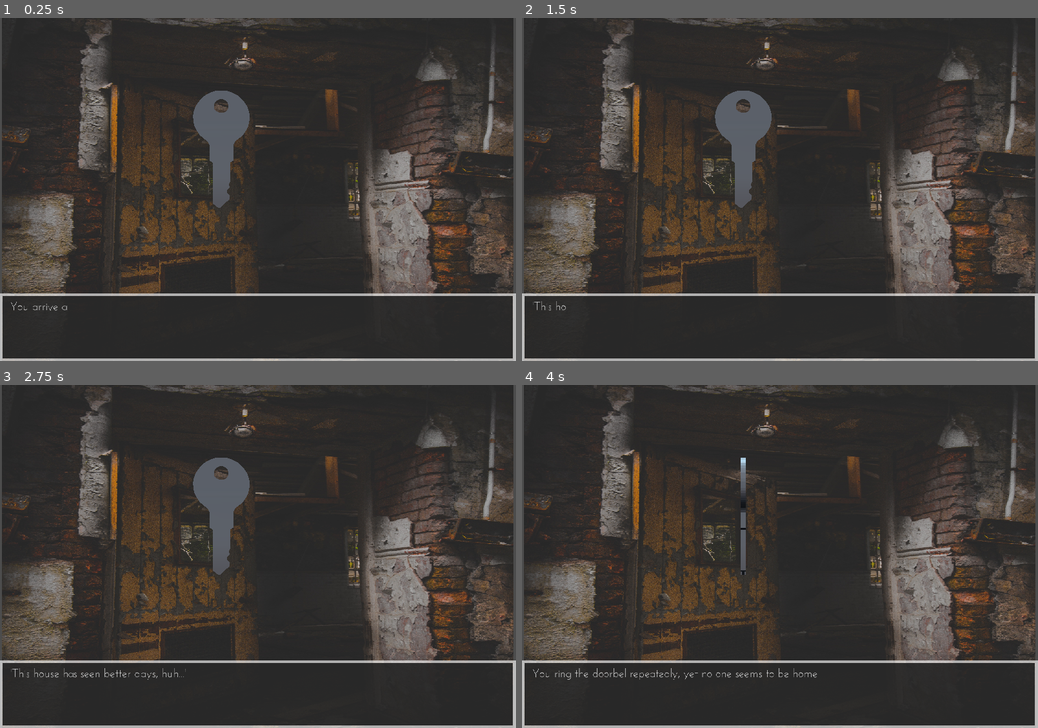
Above: before the commit, frames 1-4 (two rows, left to right).
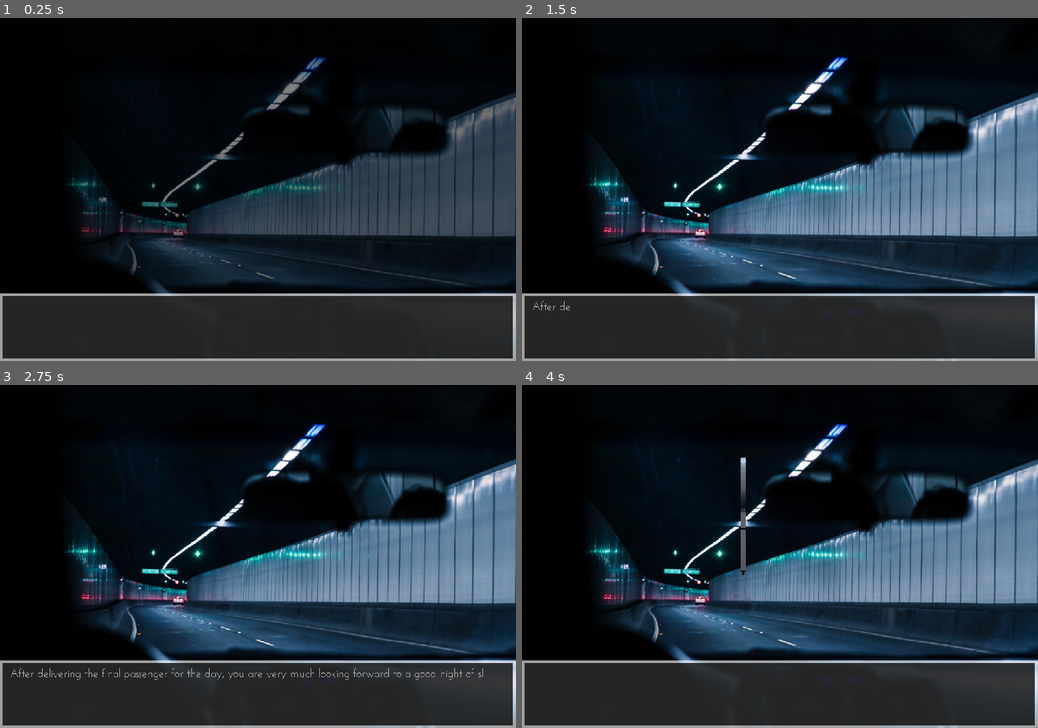
Above: after the commit, the same moments.

Repository: papukweh/The-Passenger
Game: Godot game, scene res://Root.tscn
Same seed, same stepped clock (60 frames per second), same inputs: the game is played once before the commit and once after it. Before the commit the project has no main scene; this scene is started directly in both runs.
Inputs (mouse positions are in pixels of both pictures, inside the frame that each line leads up to):
- Up to frame 1 (0.25 s): no input
- Up to frame 2 (1.5 s): move the mouse to (893, 172) at 0.52 s; press the mouse at (893, 172) at 0.53 s; release the mouse at (893, 172) at 1.25 s; tap Enter at 1.25 s; drag from (676, 206) to (754, 258) at 1.27 s
- Up to frame 3 (2.75 s): tap Space at 2 s; move the mouse to (309, 481) at 2.02 s; press the mouse at (309, 481) at 2.03 s
- Up to frame 4 (4 s): release the mouse at (831, 481) at 2.75 s; tap Enter at 2.75 s; drag from (754, 625) to (625, 505) at 2.77 s; move the mouse to (934, 607) at 3.52 s; press the mouse at (934, 607) at 3.53 s

The runs differ from the first frame. In frame 1, 79% of the frame differs, in the area x 0-100%, y 0-100%; in frame 2, 80%; in frame 3, 81%; in frame 4, 80%.

Commit message:
Add default scene and scene changing on the 2D viewport, starts work on an event system

Diff:
--- a/Root.gd
+++ b/Root.gd
@@ -1,9 +1,14 @@
 extends Spatial
 
 func _ready():
-	pass
+	load_scene("res://scenes/Intro.tscn")
 
 
+func load_scene(scenepath: String):
+	var scene = load(scenepath)
+	$GUIPanel3D.node_viewport.get_child(0).queue_free()
+	$GUIPanel3D.node_viewport.add_child(scene.instance())
+	$GUIPanel3D.reload_texture()
 
 
 func _on_AnimationPlayer_animation_finished(anim_name):
--- a/Root.tscn
+++ b/Root.tscn
@@ -1,10 +1,20 @@
-[gd_scene load_steps=6 format=2]
+[gd_scene load_steps=8 format=2]
 
 [ext_resource path="res://Root.gd" type="Script" id=1]
 [ext_resource path="res://gui_panel_3d.tscn" type="PackedScene" id=2]
 [ext_resource path="res://assets/3d/key.dae" type="PackedScene" id=3]
 
-[sub_resource type="Animation" id=2]
+[sub_resource type="ViewportTexture" id=3]
+viewport_path = NodePath("Viewport")
+
+[sub_resource type="SpatialMaterial" id=4]
+resource_local_to_scene = true
+flags_transparent = true
+flags_unshaded = true
+flags_albedo_tex_force_srgb = true
+albedo_texture = SubResource( 3 )
+
+[sub_resource type="Animation" id=1]
 resource_name = "acquire"
 length = 0.5
 tracks/0/type = "value"
@@ -32,8 +42,7 @@
 "values": [ Vector3( -0.214106, -0.106533, -0.66135 ), Vector3( -0.214106, -0.106533, 0.390636 ) ]
 }
 
-[sub_resource type="Animation" id=1]
-resource_name = "spin"
+[sub_resource type="Animation" id=2]
 length = 2.0
 loop = true
 tracks/0/type = "value"
@@ -65,14 +74,17 @@
 directional_shadow_blend_splits = true
 directional_shadow_normal_bias = 0.2
 
+[node name="key" parent="." instance=ExtResource( 3 )]
+transform = Transform( 0.05, 0, 3.25841e-08, 0, 0.05, 0, -3.25841e-08, 0, 0.05, -0.214106, -0.106533, -0.431503 )
+
 [node name="GUIPanel3D" parent="." instance=ExtResource( 2 )]
 
-[node name="key" parent="." instance=ExtResource( 3 )]
-transform = Transform( 0.05, 0, 3.25841e-08, 0, 0.05, 0, -3.25841e-08, 0, 0.05, -0.214106, -0.106533, 0.390636 )
+[node name="Quad" parent="GUIPanel3D" index="1"]
+material/0 = SubResource( 4 )
 
 [node name="AnimationPlayer" type="AnimationPlayer" parent="."]
-anims/acquire = SubResource( 2 )
-anims/spin = SubResource( 1 )
+anims/acquire = SubResource( 1 )
+anims/spin = SubResource( 2 )
 
 [node name="Timer" type="Timer" parent="."]
 wait_time = 3.0
@@ -80,3 +92,5 @@
 autostart = true
 [connection signal="animation_finished" from="AnimationPlayer" to="." method="_on_AnimationPlayer_animation_finished"]
 [connection signal="timeout" from="Timer" to="." method="_on_Timer_timeout"]
+
+[editable path="GUIPanel3D"]
--- a/gui_3d.gd
+++ b/gui_3d.gd
@@ -22,6 +22,8 @@
 	if node_quad.get_surface_material(0).params_billboard_mode == 0:
 		set_process(false)
 
+func reload_texture():
+	node_quad.get_surface_material(0).albedo_texture = node_viewport.get_texture()
 
 func _process(_delta):
 	# NOTE: Remove this function if you don't plan on using billboard settings.
--- a/gui_panel_3d.tscn
+++ b/gui_panel_3d.tscn
@@ -1,20 +1,12 @@
-[gd_scene load_steps=7 format=2]
+[gd_scene load_steps=6 format=2]
 
 [ext_resource path="res://gui_3d.gd" type="Script" id=1]
-[ext_resource path="res://scenes/Outside_House.tscn" type="PackedScene" id=2]
+[ext_resource path="res://assets/2d/pexels-wendy-wei-1662570.jpg" type="Texture" id=2]
 
 [sub_resource type="QuadMesh" id=1]
 size = Vector2( 3, 2 )
 
-[sub_resource type="ViewportTexture" id=2]
-viewport_path = NodePath("Viewport")
-
-[sub_resource type="SpatialMaterial" id=3]
-resource_local_to_scene = true
-flags_transparent = true
-flags_unshaded = true
-flags_albedo_tex_force_srgb = true
-albedo_texture = SubResource( 2 )
+[sub_resource type="SpatialMaterial" id=5]
 
 [sub_resource type="BoxShape" id=4]
 extents = Vector3( 1.5, 1, 0.05 )
@@ -29,11 +21,14 @@
 render_target_v_flip = true
 render_target_update_mode = 3
 
-[node name="Outside_House" parent="Viewport" instance=ExtResource( 2 )]
+[node name="Scene" type="Node2D" parent="Viewport"]
+
+[node name="pexels-wendy-wei-1662570" type="Sprite" parent="Viewport/Scene"]
+texture = ExtResource( 2 )
 
 [node name="Quad" type="MeshInstance" parent="."]
 mesh = SubResource( 1 )
-material/0 = SubResource( 3 )
+material/0 = SubResource( 5 )
 
 [node name="Area" type="Area" parent="Quad"]
 input_capture_on_drag = true
--- a/objects/Dialogue_Base.tscn
+++ b/objects/Dialogue_Base.tscn
@@ -42,7 +42,6 @@
 margin_right = 1056.0
 margin_bottom = 702.0
 custom_fonts/font = ExtResource( 1 )
-text = "You realize the passenger might have left something behind on the backseat..."
 __meta__ = {
 "_edit_use_anchors_": false
 }
@@ -52,3 +51,8 @@
 [node name="Audio" type="AudioStreamPlayer" parent="CanvasLayer"]
 stream = ExtResource( 3 )
 volume_db = -18.0
+
+[node name="Timer" type="Timer" parent="."]
+wait_time = 0.3
+one_shot = true
+[connection signal="timeout" from="Timer" to="." method="_on_Timer_timeout"]
--- a/project.godot
+++ b/project.godot
@@ -16,7 +16,12 @@
 [application]
 
 config/name="The Passenger"
+run/main_scene="res://Root.tscn"
 config/icon="res://icon.png"
+
+[autoload]
+
+Global="*res://global.gd"
 
 [display]
 
--- a/scenes/Intro.gd
+++ b/scenes/Intro.gd
@@ -1,13 +1,56 @@
 extends Node2D
+var current_event = 'begin'
 
-const dialogues = [
-	"It's 2 A.M",
-	"After delivering the final passenger for the day, you are very much looking forward to a good night of sleep",
-	"However..."
-]
+var events_seen = {
+	'begin': false,
+	'rearview': false
+}
+const events = {
+	'begin': {
+		'dialogue': [
+			"It's 2 A.M",
+			"After delivering the final passenger for the day, you are very much looking forward to a good night of sleep",
+			"However..."
+		],
+		'depends_on': null
+	},
+	'rearview': {
+		'dialogue': [
+			"You look really tired",
+			"'I don't think this is the best time to be appreciating my baggy eyes'"
+		],
+		'depends_on': 'begin'
+	}
+}
+
 
 
 # Called when the node enters the scene tree for the first time.
 func _ready():
-	$Dialogue.init(dialogues)
-	$Dialogue.start()
+	$Dialogue.connect("event_finished", self, "_on_Event_Finished")
+	$AnimationPlayer.play("fade_in")
+
+
+func _Event_Triggered(event: String):
+	var depends_on = events[event]['depends_on']
+	var can_play = not depends_on or events_seen[depends_on]
+	print("triggered {e}, can_play {b}".format({'e':event, 'b':can_play}))
+	if not $Dialogue.in_dialogue and can_play:
+		$Dialogue.init(event, events[event]['dialogue'])
+		$Dialogue.start()
+
+
+func _on_Event_Finished(event: String):
+	print("finished event: {e}".format({'e': event}))
+	events_seen[event] = true
+
+
+func _on_Rearview_pressed():
+	print("pressed rearview!")
+	_Event_Triggered('rearview')
+
+
+
+func _on_AnimationPlayer_animation_finished(anim_name: String):
+	if anim_name == "fade_in":
+		_Event_Triggered('begin')
--- a/scenes/Intro.tscn
+++ b/scenes/Intro.tscn
@@ -1,11 +1,39 @@
-[gd_scene load_steps=4 format=2]
+[gd_scene load_steps=5 format=2]
 
 [ext_resource path="res://assets/2d/pexels-wendy-wei-1662570.jpg" type="Texture" id=1]
 [ext_resource path="res://objects/Dialogue_Base.tscn" type="PackedScene" id=2]
 [ext_resource path="res://scenes/Intro.gd" type="Script" id=3]
 
-[node name="Intro" type="Node2D"]
+[sub_resource type="Animation" id=1]
+resource_name = "fade_in"
+length = 0.5
+tracks/0/type = "value"
+tracks/0/path = NodePath(".:modulate")
+tracks/0/interp = 1
+tracks/0/loop_wrap = true
+tracks/0/imported = false
+tracks/0/enabled = true
+tracks/0/keys = {
+"times": PoolRealArray( 0, 0.5 ),
+"transitions": PoolRealArray( 1, 1 ),
+"update": 0,
+"values": [ Color( 0, 0, 0, 1 ), Color( 1, 1, 1, 1 ) ]
+}
+
+[node name="Scene" type="Node2D"]
+modulate = Color( 0, 0, 0, 1 )
 script = ExtResource( 3 )
+
+[node name="Objects" type="Node2D" parent="."]
+
+[node name="Rearview" type="Button" parent="Objects"]
+margin_left = 483.0
+margin_top = 190.0
+margin_right = 936.0
+margin_bottom = 275.0
+__meta__ = {
+"_edit_use_anchors_": false
+}
 
 [node name="Car_Background" type="Sprite" parent="."]
 position = Vector2( 540.614, 360.992 )
@@ -13,3 +41,8 @@
 texture = ExtResource( 1 )
 
 [node name="Dialogue" parent="." instance=ExtResource( 2 )]
+
+[node name="AnimationPlayer" type="AnimationPlayer" parent="."]
+anims/fade_in = SubResource( 1 )
+[connection signal="pressed" from="Objects/Rearview" to="." method="_on_Rearview_pressed"]
+[connection signal="animation_finished" from="AnimationPlayer" to="." method="_on_AnimationPlayer_animation_finished"]
--- a/scenes/Outside_House.tscn
+++ b/scenes/Outside_House.tscn
@@ -4,7 +4,7 @@
 [ext_resource path="res://scenes/Outside_House.gd" type="Script" id=2]
 [ext_resource path="res://objects/Dialogue_Base.tscn" type="PackedScene" id=3]
 
-[node name="Outside_House" type="Node2D"]
+[node name="Scene" type="Node2D"]
 script = ExtResource( 2 )
 
 [node name="Objects" type="Node2D" parent="."]
--- a/scripts/Dialogue.gd
+++ b/scripts/Dialogue.gd
@@ -6,6 +6,9 @@
 ]
 var in_dialogue = false
 var current_dialogue = ""
+var current_event = ""
+
+signal event_finished
 
 func _ready():
 	pass
@@ -13,8 +16,9 @@
 	#start()
 
 
-func init(lines_arg: Array):
+func init(event_arg: String, lines_arg: Array):
 	lines = lines_arg.duplicate()
+	current_event = event_arg
 
 
 func start():
@@ -27,8 +31,8 @@
 	if next:
 		set_dialogue(next)
 	else:
-		in_dialogue = false
 		$CanvasLayer/Text.set_text("")
+		$Timer.start()
 
 
 func set_dialogue(text: String):
@@ -58,3 +62,8 @@
 			$CanvasLayer/Tween.set_speed_scale(5.0)
 		else:
 			next()
+
+
+func _on_Timer_timeout():
+	in_dialogue = false
+	emit_signal("event_finished", current_event)
Binary file added: assets/fonts/caviar-dreams/Caviar Dreams Bold.ttf
Binary file added: assets/fonts/caviar-dreams/CaviarDreams.ttf
Binary file added: assets/fonts/caviar-dreams/CaviarDreams_BoldItalic.ttf
Binary file added: assets/fonts/caviar-dreams/CaviarDreams_Italic.ttf
Not shown, added: assets/fonts/caviar-dreams/readmenew.txt
Not shown, removed: assets/fonts/bebas-neue.zip
Not shown, removed: assets/fonts/josefin-sans.zip
Not shown, removed: assets/fonts/october-crow.zip
Not shown, removed: assets/fonts/splash-bleeding.zip
